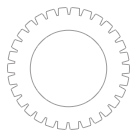
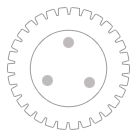
The second 137px x 137px image is a revision of the first. Changes to its layers:
added group "lugs" with 3 layers above "latches" over [42, 37, 95, 88]
added layer "Layer 7" in group "lugs" over [63, 37, 74, 48]
added layer "Layer 6" in group "lugs" over [84, 77, 95, 88]
added layer "Layer 5" in group "lugs" over [42, 75, 53, 86]
